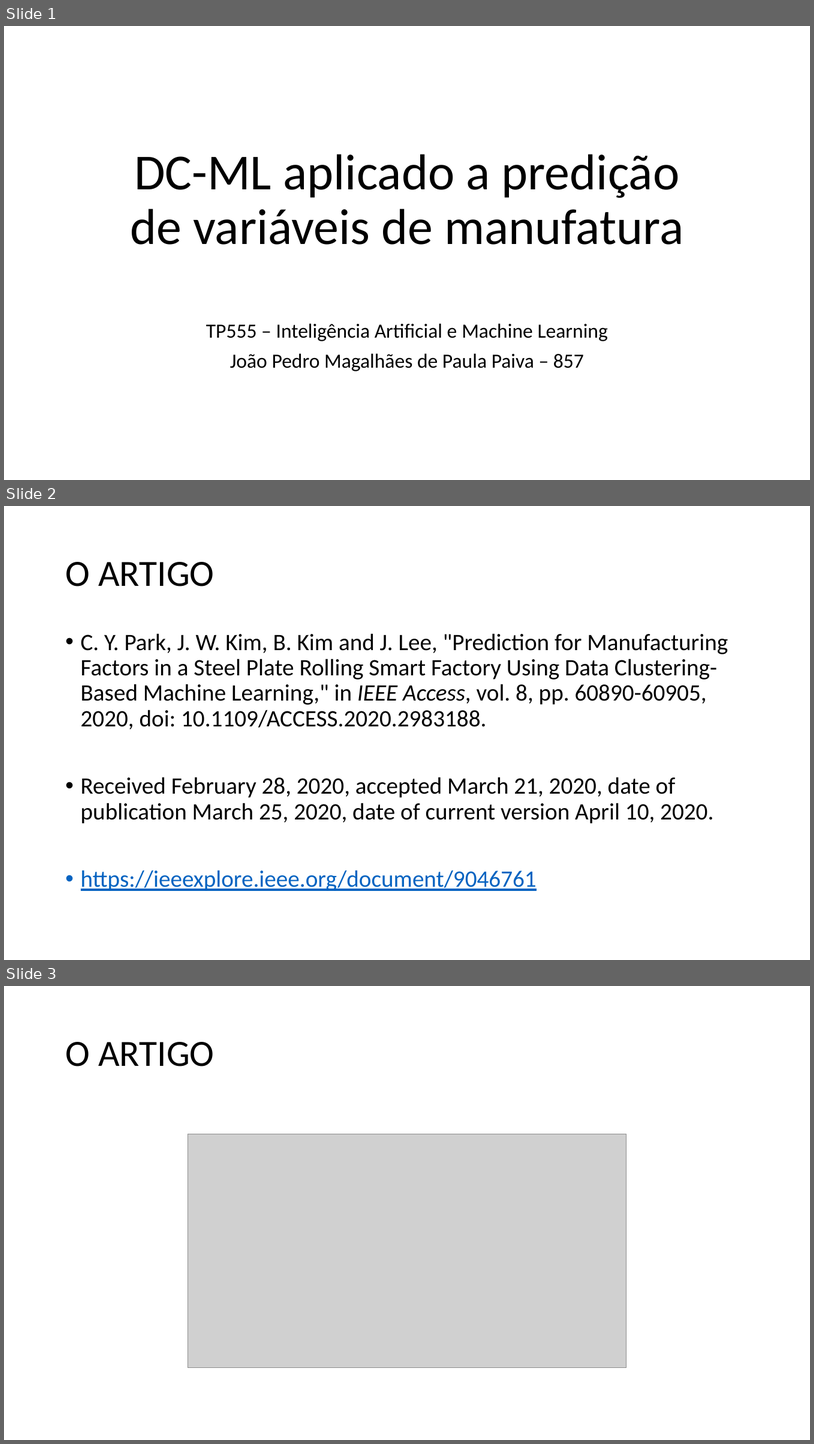
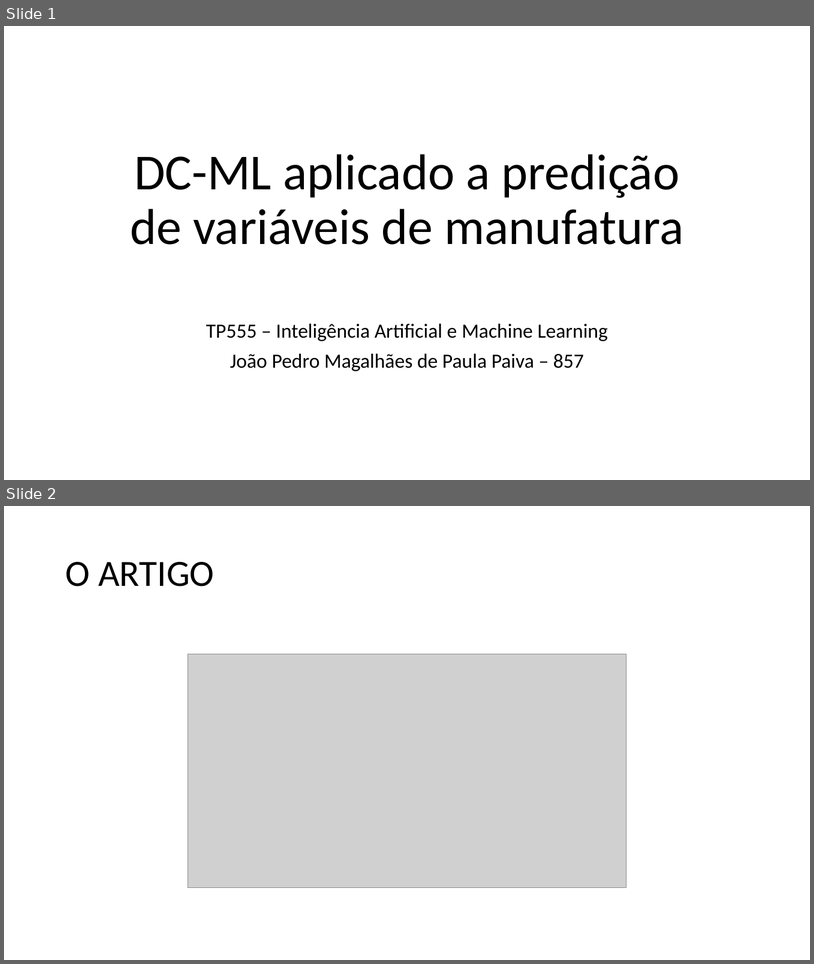
Before and after one commit to JoaoMagPaiva/joaopaiva-857-tp555, a slide deck: Projeto/DC-ML aplicado a predição de variáveis de manufatura.pptx. Shown one above the other, each under a label of ours: slides 1, 2 and 3 before the commit, slides 1 and 2 after it. The pictures are 814x1444 and 814x964 pixels, drawn with LibreOffice and Linux fonts; fonts in the diff are those of the drawing; grey boxes stand for pictures. Boxes give left, top, right and bottom in pixels: in the first picture for what was removed or moved away, otherwise in the second. Text is boxed around its words. In the diff, an @@ line names an element or a change of style, - is before the commit and + after.

```diff
--- a/Projeto/DC-ML aplicado a predição de variáveis de manufatura.pptx
+++ b/Projeto/DC-ML aplicado a predição de variáveis de manufatura.pptx
@@ slide 2 removed at [4,506,810,960], background #FFFFFF @@
@@ title removed at [65,562,215,586] @@
-O ARTIGO
@@ text removed at [81,633,728,891] @@
-• C. Y. Park, J. W. Kim, B. Kim and J. Lee, "Prediction for Manufacturing Factors in a Steel Plate Rolling Smart Factory Using Data Clustering-Based Machine Learning," in IEEE Access, vol. 8, pp. 60890-60905, 2020, doi: 10.1109/ACCESS.2020.2983188.
-• Received February 28, 2020, accepted March 21, 2020, date of publication March 25, 2020, date of current version April 10, 2020.
-• https://ieeexplore.ieee.org/document/9046761
@@ what was slide 3 is now slide 2 @@
```
Also in this commit, not shown: 5 slides changed, 4 other slides removed.
